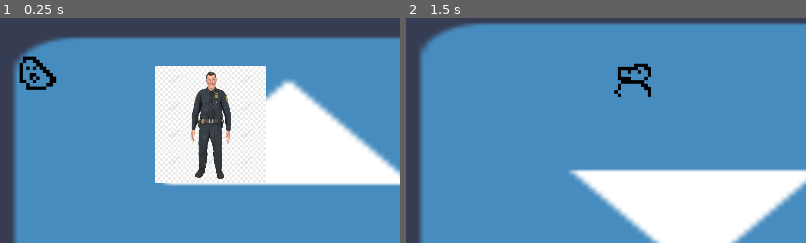
Above: before the commit, frames 1-2 (left to right).
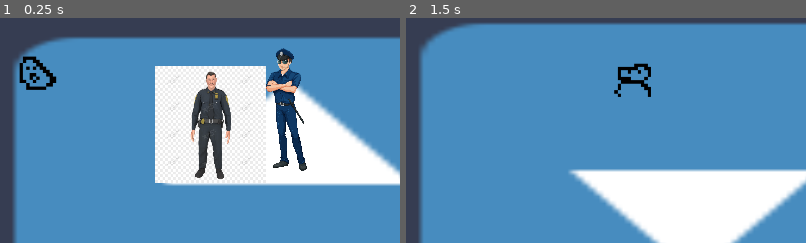
Above: after the commit, the same moments.

Repository: Nauviax/noirgame
Game: Godot game, scene res://scenes/main_scene.tscn
Two runs of this game, one before a commit and one after it. Both use one fixed random seed, a clock stepped at 60 frames per second and the inputs below. The engine's default icon, where the game draws it, is replaced by a stand-in: a white triangle on a blue panel in a dark square.
Inputs (mouse positions are % of the whole screen's width and height, from its top left):
- Up to frame 1 (0.25 s): no input
- Up to frame 2 (1.5 s): click (47, 93) at 0.5 s; click (53, 93) at 1.27 s
The pictures show only the part of the screen within x 14-64%, y 14-64%; the shares and areas given below are measured in that part.

The runs differ from the first frame. In frame 1, 2.6% of the frame differs, in the area x 66-77%, y 13-68%; in frame 2, nothing differs.

Commit message:
Integrated the police officer

Diff:
--- a/scenes/locations/inside_location.tscn
+++ b/scenes/locations/inside_location.tscn
@@ -1,9 +1,10 @@
-[gd_scene load_steps=5 format=3 uid="uid://c7witf3tlm7tb"]
+[gd_scene load_steps=6 format=3 uid="uid://c7witf3tlm7tb"]
 
 [ext_resource type="PackedScene" uid="uid://btm57ihbnbuo6" path="res://scenes/locations/base_location.tscn" id="1_oshgo"]
 [ext_resource type="Texture2D" uid="uid://bycmduqjdjy14" path="res://randomplaceholders/Thing1.png" id="2_8owp1"]
 [ext_resource type="Texture2D" uid="uid://bbmyacmxyi05t" path="res://icon.svg" id="2_wkhv7"]
 [ext_resource type="PackedScene" uid="uid://dglf20iwoa2m6" path="res://Character/Character1/character1.tscn" id="4_ol0hn"]
+[ext_resource type="PackedScene" uid="uid://byb1isfrym7sm" path="res://scenes/police_officer/police_officer_container.tscn" id="5_oujxf"]
 
 [node name="BaseLocation" instance=ExtResource("1_oshgo")]
 location_name = "Inside"
@@ -20,3 +21,5 @@
 
 [node name="Character1" parent="." index="2" instance=ExtResource("4_ol0hn")]
 position = Vector2(768, 410)
+
+[node name="PoliceOfficerContainer" parent="." index="3" instance=ExtResource("5_oujxf")]
--- /dev/null
+++ b/scenes/police_officer/accusation_menus/accusation_button.gd
@@ -0,0 +1,13 @@
+class_name AccusationButton
+
+extends Button
+
+
+# Called when the node enters the scene tree for the first time.
+func _ready() -> void:
+	pass # Replace with function body.
+
+
+# Called every frame. 'delta' is the elapsed time since the previous frame.
+func _process(delta: float) -> void:
+	pass
--- /dev/null
+++ b/scenes/police_officer/accusation_menus/accusation_button.tscn
@@ -0,0 +1,18 @@
+[gd_scene load_steps=3 format=3 uid="uid://dbop3w0eb2d1m"]
+
+[ext_resource type="Texture2D" uid="uid://bbmyacmxyi05t" path="res://icon.svg" id="1_ndtuc"]
+[ext_resource type="Script" path="res://scenes/police_officer/accusation_menus/accusation_button.gd" id="2_v2wwx"]
+
+[node name="AccusationButton" type="Button"]
+anchors_preset = 15
+anchor_right = 1.0
+anchor_bottom = 1.0
+offset_right = -1016.0
+offset_bottom = -466.0
+grow_horizontal = 2
+grow_vertical = 2
+text = "CulpritName"
+icon = ExtResource("1_ndtuc")
+icon_alignment = 1
+vertical_icon_alignment = 0
+script = ExtResource("2_v2wwx")
--- /dev/null
+++ b/scenes/police_officer/accusation_menus/accusation_menu.gd
@@ -0,0 +1,25 @@
+class_name AccusationMenu
+
+extends Control
+
+
+signal option_selected(option: int)
+
+
+@export var option1 : String
+@export var option2 : String
+@export var option3 : String
+
+
+func _ready() -> void:
+	$HBoxContainer/AccusationButton1.text = option1
+	$HBoxContainer/AccusationButton2.text = option2
+	$HBoxContainer/AccusationButton3.text = option3
+
+
+func _on_cancel_button_pressed() -> void:
+	visible = false
+
+
+func _on_accusation_button_pressed(button_id: int) -> void:
+	option_selected.emit(button_id)
--- /dev/null
+++ b/scenes/police_officer/accusation_menus/accusation_menu.tscn
@@ -0,0 +1,44 @@
+[gd_scene load_steps=3 format=3 uid="uid://5v7o53hnhl1g"]
+
+[ext_resource type="Script" path="res://scenes/police_officer/accusation_menus/accusation_menu.gd" id="1_3vvoc"]
+[ext_resource type="PackedScene" uid="uid://dbop3w0eb2d1m" path="res://scenes/police_officer/accusation_menus/accusation_button.tscn" id="2_vywxy"]
+
+[node name="AccusationMenu" type="Control"]
+layout_mode = 3
+anchors_preset = 15
+anchor_right = 1.0
+anchor_bottom = 1.0
+grow_horizontal = 2
+grow_vertical = 2
+script = ExtResource("1_3vvoc")
+
+[node name="HBoxContainer" type="HBoxContainer" parent="."]
+layout_mode = 0
+offset_left = 268.0
+offset_top = 226.0
+offset_right = 810.0
+offset_bottom = 452.0
+alignment = 1
+
+[node name="AccusationButton1" parent="HBoxContainer" instance=ExtResource("2_vywxy")]
+layout_mode = 2
+
+[node name="AccusationButton2" parent="HBoxContainer" instance=ExtResource("2_vywxy")]
+layout_mode = 2
+
+[node name="AccusationButton3" parent="HBoxContainer" instance=ExtResource("2_vywxy")]
+layout_mode = 2
+
+[node name="CancelButton" type="Button" parent="."]
+layout_mode = 0
+offset_left = 525.0
+offset_top = 467.0
+offset_right = 748.0
+offset_bottom = 498.0
+text = "Um, I'm not sure anymore...
+"
+
+[connection signal="pressed" from="HBoxContainer/AccusationButton1" to="." method="_on_accusation_button_pressed" binds= [0]]
+[connection signal="pressed" from="HBoxContainer/AccusationButton2" to="." method="_on_accusation_button_pressed" binds= [1]]
+[connection signal="pressed" from="HBoxContainer/AccusationButton3" to="." method="_on_accusation_button_pressed" binds= [2]]
+[connection signal="pressed" from="CancelButton" to="." method="_on_cancel_button_pressed"]
--- /dev/null
+++ b/scenes/police_officer/accusation_menus/final_verdict.gd
@@ -0,0 +1,10 @@
+class_name FinalVerdict
+
+extends Control
+
+func set_verdict(verdict: String):
+	$Label.text = verdict
+
+
+func _on_close_button_pressed() -> void:
+	visible = false
--- /dev/null
+++ b/scenes/police_officer/accusation_menus/final_verdict.tscn
@@ -0,0 +1,30 @@
+[gd_scene load_steps=2 format=3 uid="uid://brbv80t381ian"]
+
+[ext_resource type="Script" path="res://scenes/police_officer/accusation_menus/final_verdict.gd" id="1_ndm3e"]
+
+[node name="FinalVerdict" type="Control"]
+layout_mode = 3
+anchors_preset = 15
+anchor_right = 1.0
+anchor_bottom = 1.0
+grow_horizontal = 2
+grow_vertical = 2
+script = ExtResource("1_ndm3e")
+
+[node name="Label" type="Label" parent="."]
+layout_mode = 0
+offset_left = 31.0
+offset_top = 35.0
+offset_right = 180.0
+offset_bottom = 104.0
+text = "Right"
+
+[node name="CloseButton" type="Button" parent="."]
+layout_mode = 0
+offset_left = 43.0
+offset_top = 79.0
+offset_right = 93.0
+offset_bottom = 110.0
+text = "Close"
+
+[connection signal="pressed" from="CloseButton" to="." method="_on_close_button_pressed"]
--- /dev/null
+++ b/scenes/police_officer/police_officer.gd
@@ -0,0 +1,49 @@
+extends Node2D
+
+
+@export var _accusation_culprit_menu : AccusationMenu
+@export var _accusation_weapon_menu : AccusationMenu
+@export var _accusation_location_menu : AccusationMenu
+@export var _final_verdict_ui : FinalVerdict
+
+var _selected_culprit : int
+var _selected_weapon : int
+var _selected_location : int
+
+
+func _ready() -> void:
+	pass
+
+
+func _on_mouse_entered() -> void:
+	print("Mouse entered")
+
+
+func _on_mouse_exited() -> void:
+	print("Mouse exited")
+
+
+func _on_input_event(viewport: Node, event: InputEvent, shape_idx: int) -> void:
+	if event is InputEventMouseButton and event.is_pressed():
+		_accusation_culprit_menu.visible = true
+
+
+func _on_accusation_culprit_selected(option: int) -> void:
+	_accusation_culprit_menu.visible = false
+	_accusation_weapon_menu.visible = true
+
+
+func _on_accusation_weapon_selected(option: int) -> void:
+	_accusation_weapon_menu.visible = false
+	_accusation_location_menu.visible = true
+
+
+func _on_accusation_location_selected(option: int) -> void:
+	_accusation_location_menu.visible = false
+
+	if _selected_culprit == 0 and _selected_weapon == 2 and _selected_location == 1:
+		_final_verdict_ui.set_verdict("You are right!")
+	else:
+		_final_verdict_ui.set_verdict("That does not seem right...")
+
+	_final_verdict_ui.visible = true
--- /dev/null
+++ b/scenes/police_officer/police_officer.tscn
@@ -0,0 +1,24 @@
+[gd_scene load_steps=4 format=3 uid="uid://vwmvgp2pq2sf"]
+
+[ext_resource type="Script" path="res://scenes/police_officer/police_officer.gd" id="1_spfcu"]
+[ext_resource type="Texture2D" uid="uid://x81jajkcqdes" path="res://scenes/police_officer/police-officer-euclidean-vector-stock-illustration-cop-policeman-png-clip-art-image-3a53eb8c4bb82437e4a390ababda7c84.png" id="2_gkhb1"]
+
+[sub_resource type="CapsuleShape2D" id="CapsuleShape2D_pc3a0"]
+radius = 66.0
+height = 306.0
+
+[node name="PoliceOfficer" type="Node2D"]
+script = ExtResource("1_spfcu")
+
+[node name="Sprite2D" type="Sprite2D" parent="."]
+scale = Vector2(0.06, 0.06)
+texture = ExtResource("2_gkhb1")
+
+[node name="Area2D" type="Area2D" parent="."]
+
+[node name="CollisionShape2D" type="CollisionShape2D" parent="Area2D"]
+shape = SubResource("CapsuleShape2D_pc3a0")
+
+[connection signal="input_event" from="Area2D" to="." method="_on_input_event"]
+[connection signal="mouse_entered" from="Area2D" to="." method="_on_mouse_entered"]
+[connection signal="mouse_exited" from="Area2D" to="." method="_on_mouse_exited"]
--- /dev/null
+++ b/scenes/police_officer/police_officer_container.tscn
@@ -0,0 +1,43 @@
+[gd_scene load_steps=4 format=3 uid="uid://byb1isfrym7sm"]
+
+[ext_resource type="PackedScene" uid="uid://5v7o53hnhl1g" path="res://scenes/police_officer/accusation_menus/accusation_menu.tscn" id="1_fw6p8"]
+[ext_resource type="PackedScene" uid="uid://vwmvgp2pq2sf" path="res://scenes/police_officer/police_officer.tscn" id="1_ugf2o"]
+[ext_resource type="PackedScene" uid="uid://brbv80t381ian" path="res://scenes/police_officer/accusation_menus/final_verdict.tscn" id="3_dwasg"]
+
+[node name="PoliceOfficerContainer" type="Node2D"]
+
+[node name="PoliceOfficer" parent="." node_paths=PackedStringArray("_accusation_culprit_menu", "_accusation_weapon_menu", "_accusation_location_menu", "_final_verdict_ui") instance=ExtResource("1_ugf2o")]
+position = Vector2(951, 372)
+_accusation_culprit_menu = NodePath("../CulpritAccusationMenu")
+_accusation_weapon_menu = NodePath("../WeaponAccusationMenu")
+_accusation_location_menu = NodePath("../LocationAccusationMenu")
+_final_verdict_ui = NodePath("../FinalVerdict")
+
+[node name="CulpritAccusationMenu" parent="." instance=ExtResource("1_fw6p8")]
+visible = false
+option1 = "Anna"
+option2 = "Bob"
+option3 = "Sebastian"
+
+[node name="WeaponAccusationMenu" parent="." instance=ExtResource("1_fw6p8")]
+visible = false
+option1 = "Knife"
+option2 = "Gun"
+option3 = "Bubble Blower"
+
+[node name="LocationAccusationMenu" parent="." instance=ExtResource("1_fw6p8")]
+visible = false
+option1 = "Lounge"
+option2 = "Garden"
+option3 = "Boiler Room"
+
+[node name="FinalVerdict" parent="." instance=ExtResource("3_dwasg")]
+visible = false
+offset_left = 790.0
+offset_top = 168.0
+offset_right = 790.0
+offset_bottom = 168.0
+
+[connection signal="option_selected" from="CulpritAccusationMenu" to="PoliceOfficer" method="_on_accusation_culprit_selected"]
+[connection signal="option_selected" from="WeaponAccusationMenu" to="PoliceOfficer" method="_on_accusation_weapon_selected"]
+[connection signal="option_selected" from="LocationAccusationMenu" to="PoliceOfficer" method="_on_accusation_location_selected"]
Binary file added: scenes/police_officer/police-officer-euclidean-vector-stock-illustration-cop-policeman-png-clip-art-image-3a53eb8c4bb82437e4a390ababda7c84.png
Not shown, added: scenes/police_officer/police-officer-euclidean-vector-stock-illustration-cop-policeman-png-clip-art-image-3a53eb8c4bb82437e4a390ababda7c84.png.import
